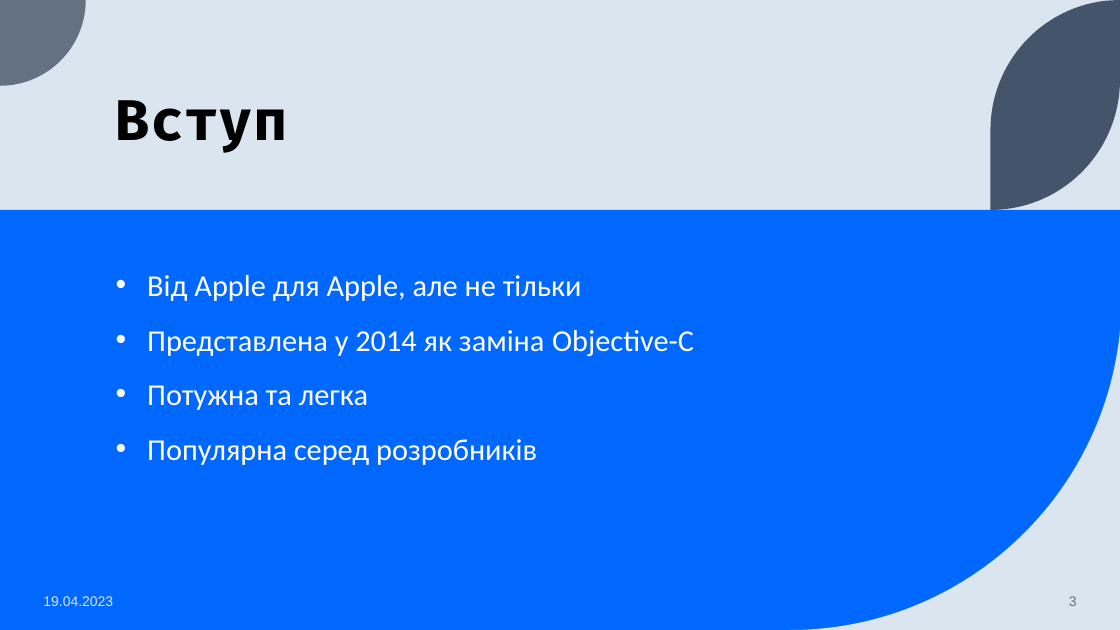
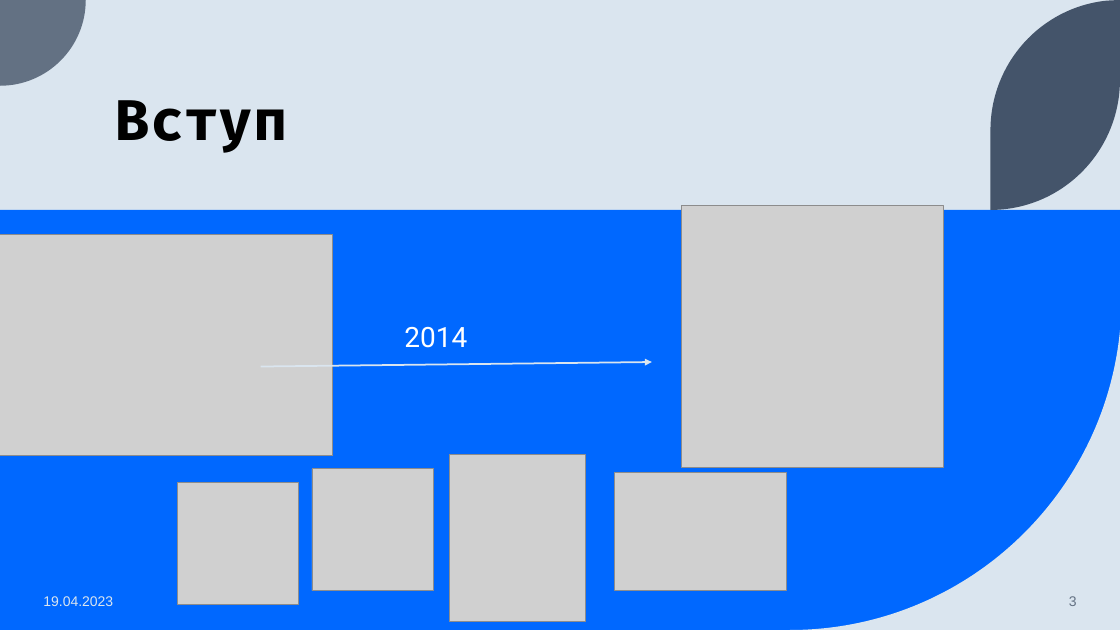
Before and after one commit to seesmof/University-Universytet, a slide deck: slide 3 of year1-term2/SS/ct1/presentation.pptx. Drawn at 1120x630 pixels with LibreOffice and Linux fonts; fonts in the diff are those of the drawing; grey boxes stand for pictures. Boxes give left, top, right and bottom in pixels: in the first picture for what was removed or moved away, otherwise in the second. Text is boxed around its words. In the diff, an @@ line names an element or a change of style, - is before the commit and + after.

```diff
--- a/year1-term2/SS/ct1/presentation.pptx
+++ b/year1-term2/SS/ct1/presentation.pptx
@@ picture added at box(681, 206, 944, 468) @@
@@ picture added at box(0, 234, 333, 455) @@
@@ text removed at box(147, 275, 694, 465) @@
-• Від Apple для Apple, але не тільки
-• Представлена у 2014 як заміна Objective-C
-• Потужна та легка
-• Популярна серед розробників
@@ text added at box(404, 327, 467, 348), 24 pt, text #FFFFFF @@
+2014
@@ arrow added from (260, 366) to (652, 362), #DAE5EF 1.5 pt @@
@@ picture added at box(312, 469, 434, 591) @@
@@ picture added at box(450, 455, 586, 622) @@
@@ picture added at box(615, 472, 786, 591) @@
@@ picture added at box(177, 482, 299, 604) @@
```
Also in this commit, not shown: 6 other slides changed, 5 slides added, 3 slides removed, 1 other file.
